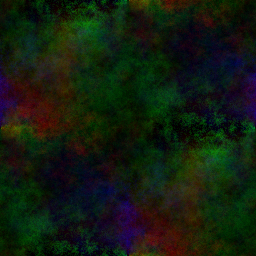
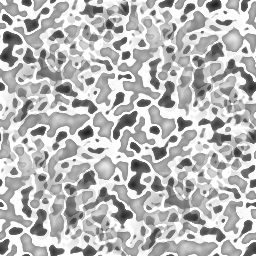
Two versions of the same layered image (256x256). Layer-by-layer changes:
added layer "tundr" above "rainbownoise" over (x1=0, y1=0, x2=256, y2=256)
